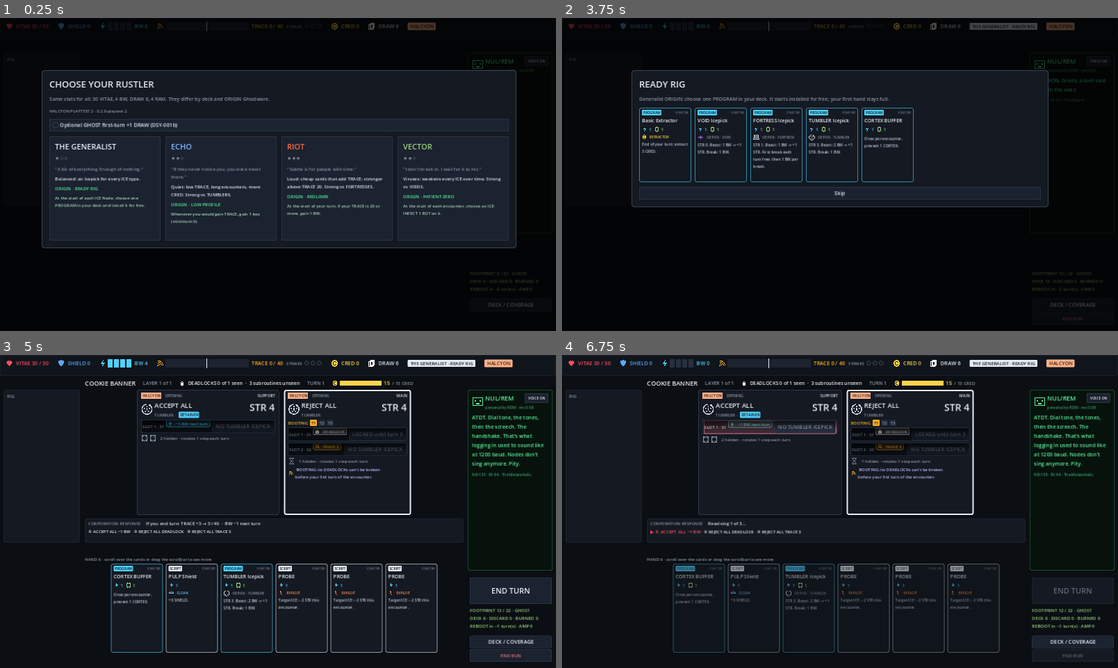
Above: before the commit, frames 1-4 (two rows, left to right).
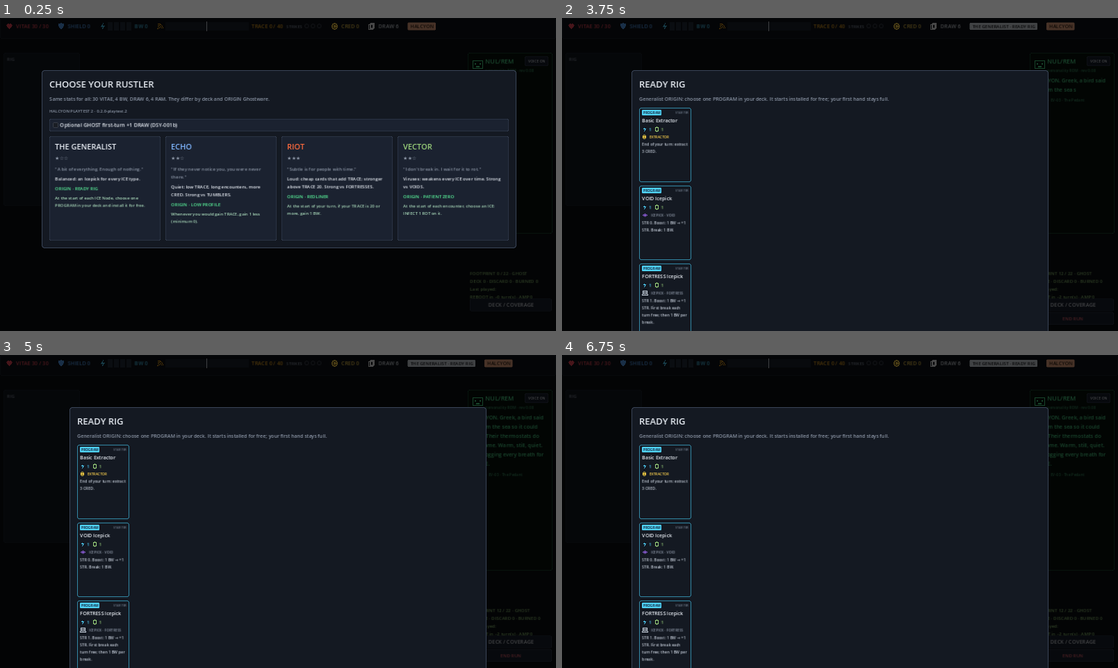
Above: after the commit, the same moments.

Repository: Punkwork/REDLINE
Game: Godot game, scene res://scenes/Main.tscn
The game is run twice, just before and just after one commit, with the same random seed, the same clock (stepped at 60 frames per second) and the same inputs.
Inputs (mouse positions are in pixels of both pictures, inside the frame that each line leads up to):
- Up to frame 1 (0.25 s): no input
- Up to frame 2 (3.75 s): click "DECK / COVERAGE" at 0.5 s; click "VOICE ON" at 1.25 s; click (667, 187) at 2.02 s; click "END RUN" at 2.75 s; click "COOKIE BANNER · 1 layer" at 3.5 s
- Up to frame 3 (5 s): click "Skip" (after the commit: "DECK / COVERAGE") at 4.25 s
- Up to frame 4 (6.75 s): click (1073, 589) at 5 s, where only the run before the commit has a clickable "END TURN"; tap Enter at 5.75 s; move the mouse to (962, 495) at 5.77 s; hold Right 5.78-6.5 s; tap B at 5.85 s; click (962, 495) at 5.92 s; tap Space at 6.5 s; drag from (728, 527) to (812, 574) at 6.52 s

The runs differ from the first frame. In frame 1, less than 0.1% of the frame differs, in the area x 84-96%, y 86-90%; in frame 2, 32%, in the area x 12-96%, y 28-100%; in frame 3, 21%; in frame 4, 21%.

Commit message:
DSY-011,012: Add CHAIN and HOLD

Diff:
--- a/godot/scripts/core/cards.gd
+++ b/godot/scripts/core/cards.gd
@@ -272,6 +272,49 @@
 		"tags": [],
 		"text": "Put a SCRIPT from discard into your hand."
 	},
+	"PIVOT": {
+		"name": "PIVOT",
+		"type": "SCRIPT",
+		"tags": [
+			"EXPLOIT"
+		],
+		"bw": 1,
+		"rarity": "COMMON",
+		"target": true,
+		"chain": "CLOAK",
+		"text": "Target ICE −2 STR. CHAIN CLOAK: −1 more."
+	},
+	"COVER_FIRE": {
+		"name": "COVER FIRE",
+		"type": "SCRIPT",
+		"tags": [
+			"CLOAK"
+		],
+		"bw": 1,
+		"rarity": "COMMON",
+		"chain": "EXPLOIT",
+		"text": "+3 SHIELD. CHAIN EXPLOIT: +2 more."
+	},
+	"KILL_CHAIN": {
+		"name": "KILL CHAIN",
+		"type": "PROTOCOL",
+		"tags": [],
+		"bw": 2,
+		"rarity": "RARE",
+		"text": "Whenever you get a CHAIN bonus, draw 1 (maximum 2 per turn)."
+	},
+	"HANDOFF": {
+		"name": "HANDOFF",
+		"type": "SCRIPT",
+		"tags": [
+			"CLOAK"
+		],
+		"bw": 0,
+		"rarity": "COMMON",
+		"pool": "ECHO",
+		"chain": "CLOAK",
+		"text": "−2 TRACE. CHAIN CLOAK: draw 1."
+	},
 }
 
 const STARTER_GENERALIST := [
--- a/godot/scripts/core/game.gd
+++ b/godot/scripts/core/game.gd
@@ -36,6 +36,8 @@
 var ghost_draw_enabled := false # DSY-001b: optional, OFF by default.
 var bloat_tax_paid := 0
 var node_tax_pending := false
+var hold_enabled := true
+var ghostware: Array[String] = []
 var amp := 0
 var reboots := 0
 var drawing_depth := 0
@@ -331,6 +333,9 @@
 
 func _start_turn() -> void:
 	enc.turn += 1
+	enc["last_tags"] = []
+	enc["tag_counts"] = {}
+	enc["chain_draws"] = {}
 	# ROT-001: TUMBLERs rotate one step at the start of each Rustler turn after the first.
 	if enc.turn > 1:
 		_rotate_tumblers()
@@ -504,6 +509,10 @@
 		_say("Choose an ICE at STR 0." if d.breaker.has("max_str") else "Choose an ICE with 5 or more virus counters.")
 		return false
 	_take_from(hand, uid)
+	inst["chain_active"] = enc.get("last_tags", []).has(d.get("chain", ""))
+	enc["last_tags"] = d.tags.duplicate()
+	for tag in d.tags:
+		enc.tag_counts[tag] = int(enc.tag_counts.get(tag, 0)) + 1
 	played[inst.id] = int(played.get(inst.id, 0)) + 1
 	bw -= card_cost(inst.id)
 	cred -= int(d.get("cred_cost", 0))
@@ -532,6 +541,7 @@
 					burned.append(inst)
 				else:
 					discard.append(inst)
+	if inst.get("chain_active", false): _chain_bonus()
 	if d.tags.has("CLOAK"):
 		enc.cloak_turn += 1
 		_reactive_cloak()
@@ -540,6 +550,11 @@
 
 func _resolve_script(inst: Dictionary, target: int) -> bool:
 	match inst.id:
+		"PIVOT": enc.ice[target].str_mod -= 3 if inst.get("chain_active", false) else 2
+		"COVER_FIRE": shield += 5 if inst.get("chain_active", false) else 3
+		"HANDOFF":
+			trace = maxi(0, trace - 2)
+			if inst.get("chain_active", false): draw_cards(1)
 		"FORCE_REBOOT":
 			force_reboot()
 			return true
@@ -739,8 +754,15 @@
 			_say("%s: temporary CACHE expires." % CardDB.def(card.id).name)
 
 func end_turn() -> void:
-	if phase != "PLAYER":
-		return
+	if phase != "PLAYER": return
+	var options := hand.filter(func(c): return not c.cached or c.has("cache_turns")).map(func(c): return c.uid)
+	if hold_enabled and not node.get("training", false) and not str(node.get("id", "")).begins_with("TRAINING") and not options.is_empty():
+		pending = {"kind": "hold", "options": options, "n": 2 if ghostware.has("DEAD_MANS_POCKET") else 1}
+		phase = "CHOICE"
+		return
+	_end_turn_effects()
+
+func _end_turn_effects() -> void:
 	# §4.3 end of turn: Extractors pay out; TRACER in hand adds TRACE.
 	var long_game: int = 2 * _rack_count("LONG_GAME") if trace < 10 else 0
 	for p in installed:
@@ -892,6 +914,20 @@
 	if pending.is_empty():
 		return
 	var kind: String = pending.kind
+	if kind == "hold":
+		if uid != -1:
+			if not pending.options.has(uid): return
+			var card := _find(hand, uid)
+			if card.is_empty(): return
+			card.cached = true
+			card.erase("cache_turns")
+			pending.options.erase(uid)
+			pending.n -= 1
+			if pending.n > 0 and not pending.options.is_empty(): return
+		pending = {}
+		phase = "PLAYER"
+		_end_turn_effects()
+		return
 	if kind == "scan":
 		if pending.cards.any(func(c): return c.uid == uid):
 			if pending.bottom.has(uid): pending.bottom.erase(uid)
@@ -1669,3 +1705,10 @@
 	_end_ice_node()
 	_complete_map_step()
 	return true
+
+func _chain_bonus() -> void:
+	_say("CHAIN bonus.")
+	for card in rack.duplicate():
+		if card.id == "KILL_CHAIN" and int(enc.chain_draws.get(card.uid, 0)) < 2:
+			enc.chain_draws[card.uid] = int(enc.chain_draws.get(card.uid, 0)) + 1
+			draw_cards(1)
--- a/godot/scripts/ui/main.gd
+++ b/godot/scripts/ui/main.gd
@@ -437,7 +437,7 @@
 		log_label.text = "PATIENT ZERO: choose an ICE to INFECT with 1 ROT."
 	if targeting >= 0:
 		log_label.text = "Choose an ICE for %s (right-click or Esc to cancel)." % CardDB.def(g.find_card(targeting).id).name
-	piles.text = "FOOTPRINT %d / %d · %s\nDECK %d · DISCARD %d  …(90 unchanged characters)… g.discard.size(), g.burned.size()] + "\nREBOOT in ~%d turn(s) · AMP %d" % [int(c …(64 unchanged characters)…
+	piles.text = "FOOTPRINT %d / %d · %s\nDECK %d · DISCARD %d  …(90 unchanged characters)… g.discard.size(), g.burned.size()] + "\nLast played: %s" % "/".join(g.enc.get("last_tags", [])) + "\nREBOOT in ~%d turn(s) · AMP %d" % [int(c …(64 unchanged characters)…
 	piles.autowrap_mode = TextServer.AUTOWRAP_WORD
 	piles.add_theme_color_override("font_color", Color("#ff6b78") if g.footprint_band() == "HEAVY" else Color("#9ad17a"))
 	_build_overlay()
@@ -1235,6 +1235,7 @@
 		"READY_RIG": _overlay_options("READY RIG", "Generalist ORIGIN: choose one PROGRAM in your deck. It starts installed for free; your first hand stays full.", g.pending.options, g.draw_pile, func(u): g.choose_ready_rig(u); refresh(), "Skip", func(): g.skip_ready_rig(); refresh())
 		"CHOICE":
 			match g.pending.kind:
+				"hold": _overlay_options("HOLD %d" % g.pending.n, "Optionally CACHE a hand card before end-turn effects and the Corporation Response.", g.pending.options, g.hand, _on_hold_choice, "Finish turn / skip remaining HOLD", func(): _on_hold_choice(-1))
 				"scan":
 					_overlay_options("SCAN 3", "Click cards to bottom them, in selection order; click again to undo. Selected: %s" % str(g.pending.bottom), g.pending.cards.map(func(c): return c.uid), g.pending.cards, func(u): g.choose(u); refresh(), "Finish SCAN, then draw 1", func(): g.finish_scan(); refresh())
 				"burn_hand": _overlay_options("GARBAGE COLLECT", "BURN another hand card for this Node, then draw 1.", g.pending.options, g.hand, func(u): g.choose(u); refresh())
@@ -1335,7 +1336,11 @@
 	var row := HFlowContainer.new()
 	row.add_theme_constant_override("h_separation", 10)
 	row.add_theme_constant_override("v_separation", 10)
-	v.add_child(row)
+	var scroll := ScrollContainer.new()
+	scroll.custom_minimum_size = Vector2(1100, 300)
+	scroll.vertical_scroll_mode = ScrollContainer.SCROLL_MODE_DISABLED
+	v.add_child(scroll)
+	scroll.add_child(row)
 	for u in uids:
 		var c := {}
 		for x in source:
@@ -1549,3 +1554,8 @@
 		if removing: g.phase = "REWARD"
 		refresh())
 	v.add_child(close)
+
+func _on_hold_choice(uid: int) -> void:
+	g.choose(uid)
+	refresh()
+	if g.phase == "RESPONSE" and not responding: _play_response()
--- a/godot/tests/shot.gd
+++ b/godot/tests/shot.gd
@@ -49,6 +49,7 @@
 		3:
 			_snap("04_after_install")
 			main._on_end_turn()
+			if g.pending.get("kind", "") == "hold": main._on_hold_choice(-1)
 			frames = 0
 		4:
 			if g.phase == "RESPONSE":
--- a/godot/tests/shot_playtest2.gd
+++ b/godot/tests/shot_playtest2.gd
@@ -53,6 +53,7 @@
 	_snap("playtest2_echo_paid")
 	main._on_break(0, 3)
 	main._on_end_turn()
+	if g.pending.get("kind", "") == "hold": main._on_hold_choice(-1)
 	await _settle()
 	_check(g.phase == "DEEPER", "nonfinal breached layer offers a choice")
 	_snap("playtest2_leave_warning")
--- a/godot/tests/shot_reel.gd
+++ b/godot/tests/shot_reel.gd
@@ -33,6 +33,7 @@
 				return false
 			_snap("reel0_before")
 			main._on_end_turn()
+			if g.pending.get("kind", "") == "hold": main._on_hold_choice(-1)
 			step = 2
 			frames = 0
 		2:
--- a/godot/tests/synergy_cases.gd
+++ b/godot/tests/synergy_cases.gd
@@ -2,11 +2,13 @@
 var check: Callable
 func game(who: String = "GENERALIST") -> Game:
  var g := Game.new(400)
+ g.hold_enabled = false
  g.new_run(who)
  return g
 func run() -> void:
  step1()
  step2()
+ step3()
 func step1() -> void:
  var g := game()
  check.call(g.footprint() == 12 and g.footprint_cap() == 22 and g.footprint_band() == "GHOST", "DSY footprint baseline")
@@ -85,3 +87,47 @@
  check.call(not g._find(g.hand, retrieve.uid).is_empty(), "TAIL CALL retrieves the selected SCRIPT")
  var fresh := game("ECHO"); fresh.enter_node(0)
  check.call(fresh.amp == 0 and fresh.burned.is_empty(), "Node begins with no AMP or burned cards")
+func step3() -> void:
+ var g := game("ECHO"); g.enter_node(0)
+ g.hand.clear(); g.bw = 30
+ var shield := g._new_inst("PULP_SHIELD"); g.hand.append(shield); g.play_card(shield.uid)
+ var pivot := g._new_inst("PIVOT"); g.hand.append(pivot)
+ var before := g.ice_str(0)
+ g.play_card(pivot.uid, 0)
+ check.call(g.ice_str(0) == maxi(0, before - 3), "PIVOT CHAIN CLOAK grants extra reduction")
+ var tags: Array = g.enc.last_tags.duplicate()
+ g.installed.append({"inst": g._new_inst("TUMBLER_ICEPICK"), "boost": 5, "free_used": false})
+ g.break_sub(0, 0)
+ check.call(g.enc.last_tags == tags, "Icepick use does not change CHAIN")
+ var cover := g._new_inst("COVER_FIRE"); g.hand.append(cover)
+ var shield_before := g.shield
+ g.play_card(cover.uid)
+ check.call(g.shield == shield_before + 5, "COVER FIRE CHAIN EXPLOIT")
+ var hold := game("ECHO"); hold.enter_node(0); hold.hold_enabled = true
+ var uid: int = hold.hand[0].uid
+ hold.end_turn()
+ check.call(hold.phase == "CHOICE" and hold.pending.kind == "hold" and hold.pending.n == 1, "HOLD 1 offered at turn end")
+ hold.choose(uid)
+ check.call(hold._find(hold.hand, uid).cached and hold.enc.turn == 2, "HOLD survives cleanup and fresh draw")
+ hold.end_turn(); hold.choose(-1)
+ check.call(hold.enc.turn == 3, "HOLD can be skipped")
+ var training := game("ECHO"); training.enter_node(0); training.hold_enabled = true
+ training.node = training.node.duplicate(true); training.node.training = true
+ training.end_turn()
+ check.call(training.enc.turn == 2, "HOLD disabled in Training Node")
+ var pocket := game("ECHO"); pocket.enter_node(0); pocket.hold_enabled = true
+ pocket.ghostware.append("DEAD_MANS_POCKET")
+ pocket.end_turn()
+ var one: int = pocket.pending.options[0]; pocket.choose(one)
+ check.call(pocket.phase == "CHOICE" and pocket.pending.n == 1, "DEAD MAN'S POCKET offers two choices")
+ var two: int = pocket.pending.options[0]; pocket.choose(two)
+ check.call(pocket.hand.filter(func(c): return c.cached).size() == 2, "two cards retained")
+ var chain := game("ECHO"); chain.enter_node(0); chain.bw = 30
+ chain.rack.append(chain._new_inst("KILL_CHAIN"))
+ chain.hand.clear(); chain.draw_pile.clear(); chain.discard.clear()
+ for i in 6: chain.draw_pile.append(chain._new_inst("PROBE"))
+ for i in 4:
+  var h := chain._new_inst("HANDOFF"); chain.hand.append(h); chain.play_card(h.uid)
+ check.call(chain.enc.chain_draws.values()[0] == 2 and chain.draw_pile.size() == 1, "KILL CHAIN capped at two triggers; HANDOFF has three direct chain draws")
+ chain.end_turn()
+ check.call(chain.enc.last_tags.is_empty(), "CHAIN resets each Rustler turn")
--- a/godot/tests/test_game.gd
+++ b/godot/tests/test_game.gd
@@ -69,7 +69,7 @@
 	quit(1 if fails > 0 else 0)
 
 func test_opening_node() -> void:
-	var g := Game.new(1)
+	var g := legacy_game(1)
 	g.new_run()
 	g.enter_node(0)
 	check(g.phase == "READY_RIG", "READY RIG offered")
@@ -115,7 +115,7 @@
 		g.choose_ice(0)
 
 func test_borrowed_credentials() -> void:
-	var g := Game.new(110)
+	var g := legacy_game(110)
 	g.new_run("ECHO")
 	check(g.run_deck.size() == 12 and uid_of(g, g.run_deck, "BORROWED_CREDENTIALS") > 0 and uid_of(g, g.run_deck, "BACKDOOR") < 0, "ECHO-005: BORROWED CREDENTIALS replaces BACKDOOR")
 	g.entered_corp = true
@@ -142,13 +142,13 @@
 	check(g.break_sub(0, 0) and g.bw == before_bw - 2, "selected ICE's TOLL remains in effect")
 	g.end_turn()
 	check(not g.enc.has("borrowed_ice") and not g.break_info(0, 3).ok, "compatibility expires at this Rustler turn end")
-	var opening := Game.new(111)
+	var opening := legacy_game(111)
 	opening.new_run("ECHO")
 	opening.enter_node(0)
 	var wrong := put_in_hand(opening, "BORROWED_CREDENTIALS")
 	opening.cred = 8
 	check(not opening.play_card(wrong, 0) and opening.bw == 4 and opening.cred == 8, "TUMBLER is not a valid off-type target")
-	var v := Game.new(112)
+	var v := legacy_game(112)
 	v.new_run("ECHO")
 	v.entered_corp = true
 	start_node(v, 2, 1, "")
@@ -170,7 +170,7 @@
 	check(not v.enc.has("borrowed_ice"), "compatibility does not carry into another layer")
 
 func test_shield_and_pulp() -> void:
-	var g := Game.new(2)
+	var g := legacy_game(2)
 	g.new_run()
 	g.entered_corp = true
 	start_node(g, 1, 0, "TUMBLER_ICEPICK")   # CAPTCHA: DISCARD 1, PULP 2, DEADLOCK
@@ -183,7 +183,7 @@
 	check(g.shield == 0 and g.vitae == 27, "overflow to VITAE")
 
 func test_trace_strikes() -> void:
-	var g := Game.new(3)
+	var g := legacy_game(3)
 	g.new_run()
 	g.entered_corp = true
 	start_node(g, 1, 0, "TUMBLER_ICEPICK")
@@ -200,7 +200,7 @@
 	check(g.trace >= before + 3, "TRACER in hand adds 3 TRACE")
 
 func test_captcha_discard() -> void:
-	var g := Game.new(4)
+	var g := legacy_game(4)
 	g.new_run()
 	g.entered_corp = true
 	start_node(g, 1, 0, "TUMBLER_ICEPICK")
@@ -213,7 +213,7 @@
 	check(g.is_active(1, 2), "PULP rotated into a slot")
 
 func test_boost_installed() -> void:
-	var g := Game.new(11)
+	var g := legacy_game(11)
 	g.new_run()
 	g.entered_corp = true
 	start_node(g, 1, 0, "TUMBLER_ICEPICK")   # CAPTCHA STR 5
@@ -227,7 +227,7 @@
 	check(g.pick_str(p) == 4, "boost lasts the encounter")
 
 func test_void_reveal() -> void:
-	var g := Game.new(12)
+	var g := legacy_game(12)
 	g.new_run()
 	g.entered_corp = true
 	start_node(g, 2, 1, "VOID_ICEPICK")   # DOORBELL CAM: [TRACE 3 + DEADLOCK]
@@ -260,19 +260,19 @@
 	check(total >= 1, "the slice has a DETAINER")
 
 func test_passives() -> void:
-	var g := Game.new(13)
+	var g := legacy_game(13)
 	g.new_run()
 	g.entered_corp = true
 	start_node(g, 1, 1, "FORTRESS_ICEPICK")   # COOKIE WALL: TOLL
 	var c := g.break_info(0, 0)
 	var dl := g.break_info(0, 3)
 	check(c.cost == dl.cost + 1, "TOLL: +1 BW except on the DEADLOCK (%d vs %d)" % [c.cost, dl.cost])
-	g = Game.new(14)
+	g = legacy_game(14)
 	g.new_run()
 	g.entered_corp = true
 	start_node(g, 3, 0, "FORTRESS_ICEPICK")   # TERMS & CONDITIONS layer 1: TOS SEQUENCED
 	check(g.break_info(0, 2).reason == "BREAK S1 FIRST", "SEQUENCED blocks the DEADLOCK")
-	g = Game.new(15)
+	g = legacy_game(15)
 	g.new_run()
 	g.entered_corp = true
 	start_node(g, 1, 0, "TUMBLER_ICEPICK")   # AUTO-RENEW (HARDENING) + CAPTCHA (TRIPWIRE)
@@ -286,7 +286,7 @@
 	var sub: int = g.active_subs(1)[0]
 	if g.break_sub(1, sub):
 		check(g.trace == t + 1, "TRIPWIRE adds TRACE 1 per break")
-	g = Game.new(16)
+	g = legacy_game(16)
 	g.new_run()
 	g.entered_corp = true
 	start_node(g, 2, 1, "VOID_ICEPICK")
@@ -296,7 +296,7 @@
 
 func test_rustlers() -> void:
 	# ECHO: no READY RIG, LOW PROFILE, SLOW DRIP, BORROWED CREDENTIALS
-	var g := Game.new(21)
+	var g := legacy_game(21)
 	g.new_run("ECHO")
 	check(g.run_deck.size() == 12 and uid_of(g, g.run_deck, "HUSH") > 0, "ECHO starter deck")
 	var probes := g.run_deck.filter(func(c): return c.id == "PROBE").size()
@@ -315,7 +315,7 @@
 	var c0 := g.cred
 	g.end_turn()
 	check(g.cred - c0 >= 6, "SLOW DRIP extracts 6 when quiet (got %d)" % (g.cred - c0))
-	g = Game.new(22)
+	g = legacy_game(22)
 	g.new_run("ECHO")
 	g.entered_corp = true
 	start_node(g, 1, 1, "")   # COOKIE WALL STR 5
@@ -330,7 +330,7 @@
 	g.break_sub(0, 3)
 	check(g.enc.breached and g.phase == "PLAYER", "HUSH breaks the DEADLOCK: BREACH")
 	# RIOT: REDLINER, SLEDGE adds TRACE
-	g = Game.new(23)
+	g = legacy_game(23)
 	g.new_run("RIOT")
 	g.entered_corp = true
 	start_node(g, 1, 1, "")
@@ -343,7 +343,7 @@
 	g.end_turn()
 	check(g.bw == 5, "REDLINER: 5 BW at TRACE 20+ (got %d)" % g.bw)
 	# VECTOR: PATIENT ZERO, INJECT, SCRAMBLE, RUNTIME ERROR
-	g = Game.new(24)
+	g = legacy_game(24)
 	g.new_run("VECTOR")
 	g.entered_corp = true
 	start_node(g, 1, 1, "")   # COOKIE WALL STR 5
@@ -361,7 +361,7 @@
 	check(g.enc.breached, "RUNTIME ERROR breaks the DEADLOCK")
 
 func test_purge() -> void:
-	var g := Game.new(31)
+	var g := legacy_game(31)
 	g.new_run("VECTOR")
 	g.entered_corp = true
 	start_node(g, 1, 1, "")   # COOKIE WALL; PATIENT ZERO gives 1 ROT
@@ -380,7 +380,7 @@
 		g.choose(g.hand[0].uid)
 	check(g.virus_total(0) == 12, "12 counters is under the new limit: no purge")
 	# INCUBATOR re-infects after a purge
-	g = Game.new(32)
+	g = legacy_game(32)
 	g.new_run("VECTOR")
 	g.entered_corp = true
 	start_node(g, 1, 1, "")
@@ -392,7 +392,7 @@
 	check(g.enc.ice[0].virus.get("ROT", 0) == 2, "INCUBATOR: 2 ROT after the purge")
 
 func test_shatter() -> void:
-	var g := Game.new(41)
+	var g := legacy_game(41)
 	g.new_run("RIOT")
 	check(g.run_deck.size() == 15, "RIOT-002: 15-card deck")
 	g.entered_corp = true
@@ -415,7 +415,7 @@
 	check(g.break_info(1, g.active_subs(1)[0]).reason.begins_with("NO") or g.enc.ice[1].broken[g.active_subs(1)[0]], "SHATTER lasts one turn")
 
 func test_pulp_curves() -> void:
-	var g := Game.new(51)
+	var g := legacy_game(51)
 	g.new_run()
 	g.entered_corp = true
 	start_node(g, 1, 1, "")   # COOKIE WALL: [S3] curve B
@@ -437,14 +437,14 @@
 	check(g.effect_value(g.enc.ice[0], {"k": "PULP_CURVE", "curve": "B"}).v == maxi(0, raw - 1), "SCRAMBLE lowers a curve's PULP too")
 
 func test_end_run() -> void:
-	var g := Game.new(61)
+	var g := legacy_game(61)
 	g.new_run("RIOT")
 	g.enter_node(0)
 	g.abandon()
 	check(g.phase == "DEAD", "END RUN: the Rustler fails")
 
 func test_patient_zero() -> void:
-	var g := Game.new(71)
+	var g := legacy_game(71)
 	g.new_run("VECTOR")
 	g.enter_node(0)
 	check(g.phase == "CHOICE" and g.pending.kind == "patient_zero", "VECTOR-001: PATIENT ZERO asks for an ICE")
@@ -452,7 +452,7 @@
 	check(g.virus_total(0) == 0 and g.enc.ice[1].virus.get("ROT", 0) == 1 and g.phase == "PLAYER", "only the chosen ICE gets 1 ROT")
 
 func test_worm() -> void:
-	var g := Game.new(81)
+	var g := legacy_game(81)
 	g.new_run("VECTOR")
 	g.entered_corp = true
 	start_node(g, 1, 1, "")   # COOKIE WALL
@@ -478,7 +478,7 @@
 	check(not g.worm_ok(0), "WORM can't be used outside your turn")
 
 func test_extraction_reserve_cap() -> void:
-	var g := Game.new(5)
+	var g := legacy_game(5)
 	g.new_run()
 	g.entered_corp = true
 	start_node(g, 1, 0, "BASIC_EXTRACTOR")   # reserve 10
@@ -503,7 +503,7 @@
 		g.choose(g.hand[0].uid)
 	check(g.cred == 10 and g.enc.reserve == 0, "final extraction is capped at the remaining 1 CRED, with no bonus")
 	for reserve in [10, 15, 25, 40]:
-		var capped := Game.new(108)
+		var capped := legacy_game(108)
 		capped.new_run("ECHO")
 		capped.enter_node(0)
 		capped.enc.reserve = reserve
@@ -519,7 +519,7 @@
 		check(capped.cred == 7 + reserve and capped.enc.reserve == 0, "empty reserve never generates more CRED")
 		check(capped.events.filter(func(e): return e.t == "EV-09").size() == 1, "full-extraction notification fires once, not on repeated empty extraction")
 		check(not capped.log.any(func(line): return "CRED bonus" in line), "extraction no longer logs a CRED bonus")
-	var echo := Game.new(109)
+	var echo := legacy_game(109)
 	echo.new_run("ECHO")
 	echo.enter_node(0)
 	install(echo, "BASIC_EXTRACTOR")
@@ -528,7 +528,7 @@
 	check(echo.enc.reserve == 0 and echo.cred == 15, "ECHO + Basic Extractor empties COOKIE BANNER in five 3-CRED payouts, not 17 CRED")
 
 func test_rainbow_and_toolbelt() -> void:
-	var g := Game.new(6)
+	var g := legacy_game(6)
 	g.new_run()
 	g.entered_corp = true
 	start_node(g, 2, 1, "TUMBLER_ICEPICK")   # DOORBELL node, layer 1 DOORBELL CAM (VOID)
@@ -550,7 +550,7 @@
 	check(c2.cost == 7, "TOOLBELT (TOS STR 9 with CONSENT FORM's RELAY) makes the first boost free (got %s)" % str(c2))
 
 func test_spam_and_filter() -> void:
-	var g := Game.new(7)
+	var g := legacy_game(7)
 	g.new_run()
 	g.enter_node(0)
 	g.choose_ready_rig(uid_of(g, g.draw_pile, "TUMBLER_ICEPICK"))
@@ -565,7 +565,7 @@
 	check(g.bw == bw0 - 1 and uid_of(g, g.burned, "SPAM") > 0, "SPAM cleared for 1 BW, BURNED")
 
 func test_cloak_reactive() -> void:
-	var g := Game.new(8)
+	var g := legacy_game(8)
 	g.new_run()
 	g.entered_corp = true
 	start_node(g, 2, 1, "VOID_ICEPICK")   # DOORBELL CAM
@@ -574,7 +574,7 @@
 	check(g.trace == 1, "DOORBELL CAM: CLOAK card adds TRACE 1")
 
 func test_go_deeper_keeps_programs() -> void:
-	var g := Game.new(9)
+	var g := legacy_game(9)
 	g.new_run()
 	g.entered_corp = true
 	start_node(g, 1, 1, "FORTRESS_ICEPICK")   # COOKIE WALL (FORTRESS 3) then CONSENT FORM
@@ -589,7 +589,7 @@
 	check(g.enc.ice[0].id == "CONSENT_FORM", "layer 2 ICE")
 
 func smash_fixture() -> Game:
-	var g := Game.new(105)
+	var g := legacy_game(105)
 	g.new_run("RIOT")
 	g.enter_node(0)
 	install(g, "SMASH_AND_GRAB")
@@ -635,7 +635,7 @@
 	check(g.phase == "RESPONSE" and not chosen.cached and not chosen.has("cache_turns"), "CACHE expires at the END of next Rustler turn, before the response")
 	g._continue_response()
 	check(g._find(g.hand, target).is_empty() and uid_of(g, g.discard, "PULP_SHIELD") > 0, "expired card follows normal post-response cleanup")
-	var layers := Game.new(106)
+	var layers := legacy_game(106)
 	layers.new_run("RIOT")
 	layers.row = 0
 	layers.available = [1]
@@ -676,7 +676,7 @@
 	check(free.bw == 4 and free.phase == "PLAYER" and free.pending.is_empty(), "ordinary free unload does not grant CACHE")
 
 func reward_fixture(map_row: int = 1, map_index: int = 1) -> Game:
-	var g := Game.new(107)
+	var g := legacy_game(107)
 	g.new_run()
 	g.entered_corp = true
 	start_node(g, map_row, map_index, "BASIC_EXTRACTOR")
@@ -746,7 +746,7 @@
 
 func test_full_slice_path() -> void:
 	## A simple bot plays the whole slice: break the cheapest subroutines, prioritising DEADLOCKs.
-	var g := Game.new(10)
+	var g := legacy_game(10)
 	g.new_run()
 	var guard := 0
 	while g.phase != "SLICE_DONE" and g.phase != "DEAD" and guard < 2000:
@@ -761,6 +761,11 @@
 			"PLAYER": bot_turn(g)
 	check(g.phase == "SLICE_DONE" or g.phase == "DEAD", "bot finishes the slice (phase %s, row %d)" % [g.phase, g.row])
 	print("  bot: phase=%s vitae=%d trace=%d strikes=%d cred=%d deck=%d steps=%d" % [g.phase, g.vitae, g.trace, g.strikes, g.cred, g.run_deck.size(), guard])
+
+func legacy_game(seed_value: int = -1) -> Game:
+	var g := Game.new(seed_value)
+	g.hold_enabled = false # Legacy fixtures test their original action, not the new optional prompt.
+	return g
 
 func sim_many() -> void:
 	for who in ["GENERALIST", "ECHO", "RIOT", "VECTOR"]:
Not shown, changed: docs/HANDOFF.md
Not shown, changed: docs/REDLINE_DEVELOPMENT_LOG.md
